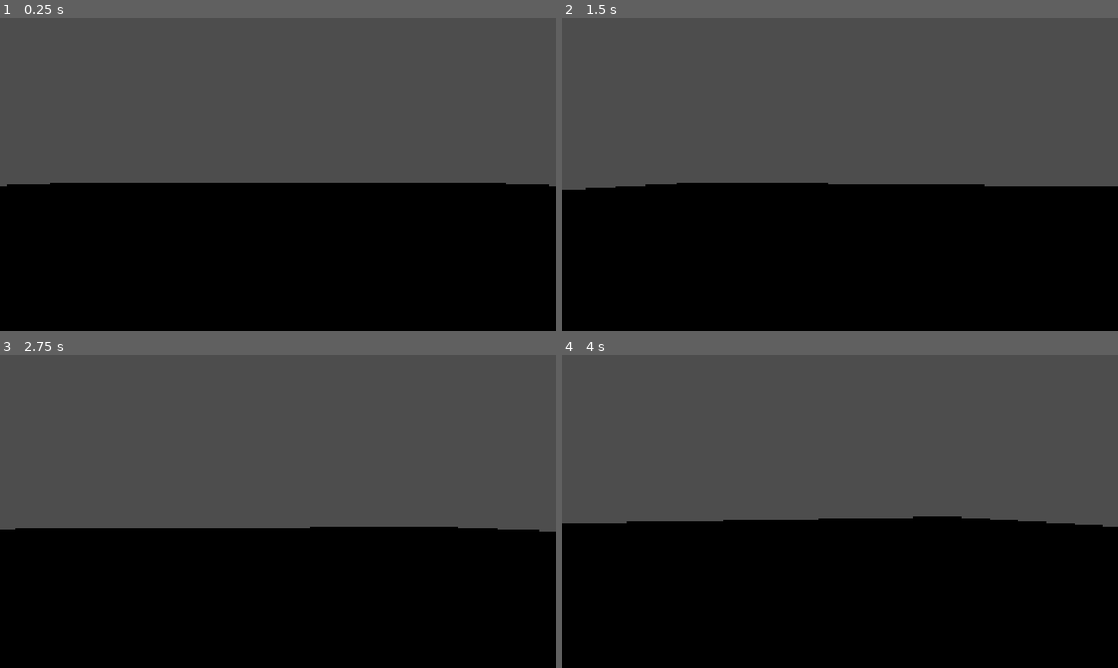
Above: before the commit, frames 1-4 (two rows, left to right).
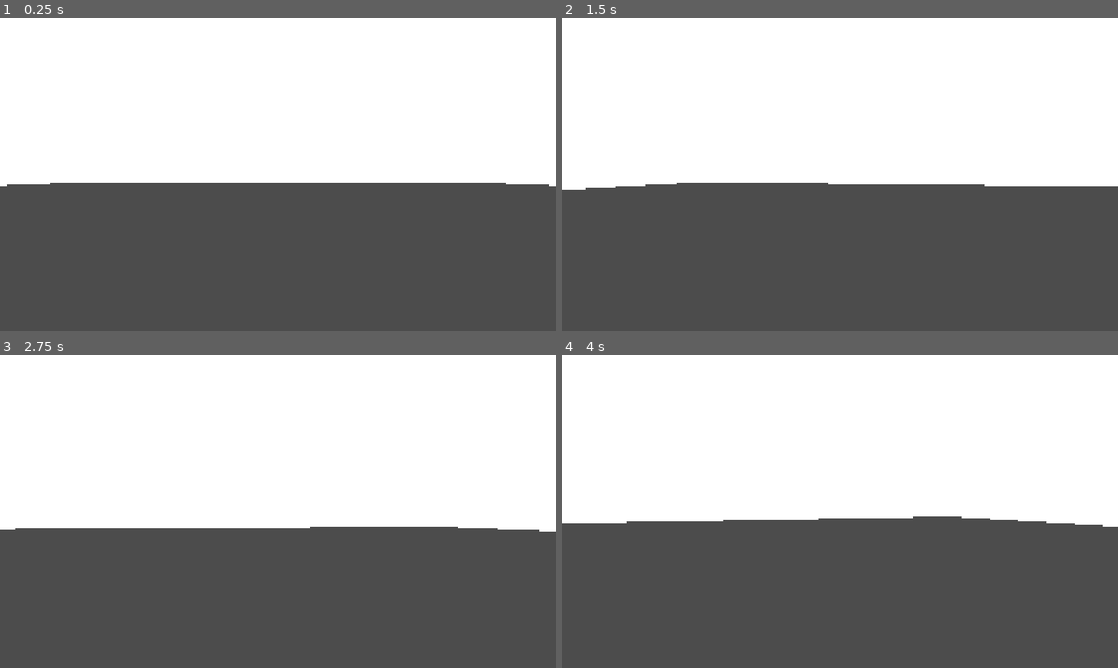
Above: after the commit, the same moments.

Repository: avictasacrifice/godot-templates-2026-3d
Game: Godot game, scene res://_Game/Scene/main/MAIN.tscn
The game is run twice, just before and just after one commit, with the same random seed, the same clock (stepped at 60 frames per second) and the same inputs.
Inputs (mouse positions are in pixels of both pictures, inside the frame that each line leads up to):
- Up to frame 1 (0.25 s): no input
- Up to frame 2 (1.5 s): tap Enter at 0.5 s; move the mouse to (867, 174) at 0.52 s; tap A (a) at 0.6 s; tap D (d) at 0.8, 1.35 s; tap Space (space) at 1.25 s; move the mouse to (812, 174) at 1.27 s
- Up to frame 3 (2.75 s): tap S (s) at 1.55, 2.1 s; move the mouse to (289, 505) at 2.02 s; tap W (w) at 2.3 s
- Up to frame 4 (4 s): tap Enter at 2.75 s; move the mouse to (834, 517) at 2.77 s; tap W (w) at 2.85 s; tap A (a) at 3.05, 3.6 s; tap Space (space) at 3.5 s; move the mouse to (878, 514) at 3.52 s; tap D (d) at 3.8 s

The runs differ from the first frame. In frame 1, 100% of the frame differs, in the area x 0-100%, y 0-100%; in frame 2, 100%; in frame 3, 100%; in frame 4, 100%.

Commit message:
блять че назуй с освешением

Diff:
--- a/_Game/Scene/bullet/bullet.tscn
+++ b/_Game/Scene/bullet/bullet.tscn
@@ -5,7 +5,10 @@
 [sub_resource type="BoxShape3D" id="BoxShape3D_1jhmp"]
 size = Vector3(0.1, 0.1, 0.1)
 
+[sub_resource type="StandardMaterial3D" id="StandardMaterial3D_3njoo"]
+
 [sub_resource type="BoxMesh" id="BoxMesh_hl1nl"]
+material = SubResource("StandardMaterial3D_3njoo")
 size = Vector3(0.1, 0.1, 0.1)
 
 [node name="Bullet" type="Area3D" unique_id=1604386238]
--- a/_Game/Scene/enemy/enemy.tscn
+++ b/_Game/Scene/enemy/enemy.tscn
@@ -3,6 +3,8 @@
 [ext_resource type="Script" uid="uid://dje0lh7ryupxl" path="res://_Game/Scene/enemy/enemy.gd" id="1_imd7w"]
 
 [sub_resource type="BoxMesh" id="BoxMesh_1jhmp"]
+
+[sub_resource type="StandardMaterial3D" id="StandardMaterial3D_brgqv"]
 
 [sub_resource type="BoxShape3D" id="BoxShape3D_hl1nl"]
 
@@ -13,6 +15,7 @@
 
 [node name="MeshInstance3D" type="MeshInstance3D" parent="." unique_id=1149368254]
 mesh = SubResource("BoxMesh_1jhmp")
+surface_material_override/0 = SubResource("StandardMaterial3D_brgqv")
 
 [node name="CollisionShape3D" type="CollisionShape3D" parent="." unique_id=322321871]
 shape = SubResource("BoxShape3D_hl1nl")
--- a/_Game/Scene/main/MAIN.tscn
+++ b/_Game/Scene/main/MAIN.tscn
@@ -3,12 +3,32 @@
 [ext_resource type="Script" uid="uid://qvgce1fhwijs" path="res://_Game/Scene/main/player.gd" id="1_dyvsr"]
 [ext_resource type="PackedScene" uid="uid://b1ixog1pe44pk" path="res://_Game/Scene/bullet/bullet.tscn" id="2_67t6u"]
 [ext_resource type="PackedScene" uid="uid://b6q1x3okocxa6" path="res://_Game/Scene/enemy/enemy.tscn" id="3_w20bv"]
+[ext_resource type="Shader" uid="uid://6vvrsg3cndc6" path="res://_Game/Scene/main/dither.gdshader" id="4_3njoo"]
+[ext_resource type="Script" uid="uid://budg5tjkdblb7" path="res://_Game/Scene/main/palette_controller.gd" id="5_53km8"]
+
+[sub_resource type="Environment" id="Environment_hl1nl"]
+ambient_light_color = Color(0.6757189, 0.4086251, 0.5439391, 1)
+glow_enabled = true
 
 [sub_resource type="CapsuleShape3D" id="CapsuleShape3D_hl1nl"]
 
+[sub_resource type="StandardMaterial3D" id="StandardMaterial3D_lp5t8"]
+
 [sub_resource type="BoxShape3D" id="BoxShape3D_hl1nl"]
 
+[sub_resource type="ShaderMaterial" id="ShaderMaterial_1jhmp"]
+shader = ExtResource("4_3njoo")
+shader_parameter/palette = PackedVector3Array(0, 0, 0, 0, 0, 0, 0, 0, 0, 0, 0, 0, 0, 0, 0, 0, 0, 0, 0, 0, 0, 0, 0, 0, 0, 0, 0, 0, 0, 0, 0, 0, 0, 0, 0, 0, 0, 0, 0, 0, 0, 0, 0, 0, 0, 0, 0, 0, 0, 0, 0, 0, 0, 0, 0, 0, 0, 0, 0, 0, 0, 0, 0, 0, 0, 0, 0, 0, 0, 0, 0, 0, 0, 0, 0, 0, 0, 0, 0, 0, 0, 0, 0, 0, 0, 0, 0, 0, 0, 0, 0, 0, 0, 0, 0, 0, 0, 0, 0, 0, 0, 0, 0, 0, 0, 0, 0, 0, 0, 0, 0, 0, 0, 0, 0, 0, 0, 0, 0, 0, 0, 0, 0, 0, 0, 0, 0, 0, 0, 0, 0, 0, 0, 0, 0, 0, 0, 0, 0, 0, 0, 0, 0, 0, 0, 0, 0, 0, 0, 0, 0, 0, 0, 0, 0, 0, 0, 0, 0, 0, 0, 0, 0, 0, 0, 0, 0, 0, 0, 0, 0, 0, 0, 0, 0, 0, 0, 0, 0, 0, 0, 0, 0, 0, 0, 0, 0, 0, 0, 0, 0, 0)
+shader_parameter/palette_size = 16
+shader_parameter/dither_mode = 2
+shader_parameter/auto_strength = true
+shader_parameter/dither_strength = 0.4
+shader_parameter/pattern_scale = 1.0
+
 [node name="Main" type="Node3D" unique_id=223283744]
+
+[node name="WorldEnvironment" type="WorldEnvironment" parent="." unique_id=1217041312]
+environment = SubResource("Environment_hl1nl")
 
 [node name="CharacterBody3D" type="CharacterBody3D" parent="." unique_id=1616475035]
 transform = Transform3D(1, 0, 0, 0, 1, 0, 0, 0, 1, 0, 0.8171024, 0)
@@ -26,6 +46,7 @@
 
 [node name="CSGBox3D" type="CSGBox3D" parent="." unique_id=1023346647]
 transform = Transform3D(100, 0, 0, 0, 0.1, 0, 0, 0, 100, 0, 0, 0)
+material = SubResource("StandardMaterial3D_lp5t8")
 
 [node name="StaticBody3D" type="StaticBody3D" parent="CSGBox3D" unique_id=1345396934]
 transform = Transform3D(1.0000001, 0, 0, 0, 1, 0, 0, 0, 1.0000001, 0, 0, 0)
@@ -36,3 +57,29 @@
 
 [node name="Enemy" parent="." unique_id=1859471518 instance=ExtResource("3_w20bv")]
 transform = Transform3D(1, 0, 0, 0, 1, 0, 0, 0, 1, 0, 2.5227563, 2.6736915)
+
+[node name="CanvasLayer" type="CanvasLayer" parent="." unique_id=1358943668]
+visible = false
+
+[node name="Shader" type="Control" parent="CanvasLayer" unique_id=1735017546]
+layout_mode = 3
+anchors_preset = 15
+anchor_right = 1.0
+anchor_bottom = 1.0
+grow_horizontal = 2
+grow_vertical = 2
+mouse_filter = 2
+
+[node name="ColorRect" type="ColorRect" parent="CanvasLayer/Shader" unique_id=1958529771]
+material = SubResource("ShaderMaterial_1jhmp")
+layout_mode = 0
+offset_right = 34562.0
+offset_bottom = 26624.0
+mouse_filter = 2
+script = ExtResource("5_53km8")
+palette_mode = "gameboy"
+
+[node name="Light" type="Node3D" parent="." unique_id=1854685419]
+
+[node name="DirectionalLight3D" type="DirectionalLight3D" parent="Light" unique_id=1669331146]
+transform = Transform3D(1, 0, 0, 0, 1, 0, 0, 0, 1, 0, 2, 0)
--- /dev/null
+++ b/_Game/Scene/main/dither.gdshader
@@ -0,0 +1,76 @@
+shader_type canvas_item;
+
+// Захватываем то, что находится на экране под этим ColorRect
+uniform sampler2D screen_texture : hint_screen_texture, repeat_disable, filter_nearest;
+
+const int MAX_COLORS = 64;
+uniform vec3 palette[MAX_COLORS];
+uniform int palette_size = 16;
+
+uniform int dither_mode = 2; // 0-без, 1-bayer2, 2-bayer4, 3-bayer8, 4-IGN
+uniform bool auto_strength = true;
+uniform float dither_strength = 0.4;
+uniform float pattern_scale = 1.0;
+
+// Матрицы Байера
+const float BAYER2[4] = float[4](0.0, 2.0, 3.0, 1.0);
+const float BAYER4[16] = float[16](
+    0.0,  8.0,  2.0, 10.0,
+    12.0, 4.0, 14.0,  6.0,
+    3.0, 11.0,  1.0,  9.0,
+    15.0, 7.0, 13.0,  5.0
+);
+const float BAYER8[64] = float[64](
+    0.0, 32.0,  8.0, 40.0,  2.0, 34.0, 10.0, 42.0,
+    48.0, 16.0, 56.0, 24.0, 50.0, 18.0, 58.0, 26.0,
+    12.0, 44.0,  4.0, 36.0, 14.0, 46.0,  6.0, 38.0,
+    60.0, 28.0, 52.0, 20.0, 62.0, 30.0, 54.0, 22.0,
+    3.0, 35.0, 11.0, 43.0,  1.0, 33.0,  9.0, 41.0,
+    51.0, 19.0, 59.0, 27.0, 49.0, 17.0, 57.0, 25.0,
+    15.0, 47.0,  7.0, 39.0, 13.0, 45.0,  5.0, 37.0,
+    63.0, 31.0, 55.0, 23.0, 61.0, 29.0, 53.0, 21.0
+);
+
+float bayer_offset(ivec2 p, int mode) {
+    if (mode == 1) return (BAYER2[(p.y & 1) * 2 + (p.x & 1)] + 0.5) / 4.0 - 0.5;
+    else if (mode == 2) return (BAYER4[(p.y & 3) * 4 + (p.x & 3)] + 0.5) / 16.0 - 0.5;
+    else if (mode == 3) return (BAYER8[(p.y & 7) * 8 + (p.x & 7)] + 0.5) / 64.0 - 0.5;
+    return 0.0;
+}
+
+float ign(vec2 p) {
+    return fract(52.9829189 * fract(dot(p, vec2(0.06711056, 0.00583715))));
+}
+
+vec3 quantize(vec3 c) {
+    if (palette_size <= 0) return c;
+    vec3 best = palette[0];
+    float best_d = distance(c, best);
+    for (int i = 1; i < MAX_COLORS; i++) {
+        if (i >= palette_size) break;
+        float d = distance(c, palette[i]);
+        if (d < best_d) { best_d = d; best = palette[i]; }
+    }
+    return best;
+}
+
+void fragment() {
+    // Берем цвет с экрана
+    vec4 src = texture(screen_texture, SCREEN_UV);
+    vec3 col = src.rgb;
+
+    // Координаты пикселя для узора
+    vec2 ip = floor(FRAGCOORD.xy / pattern_scale);
+
+    float d = 0.0;
+    if (dither_mode >= 1 && dither_mode <= 3) d = bayer_offset(ivec2(ip), dither_mode);
+    else if (dither_mode == 4) d = ign(ip) - 0.5;
+
+    float strength = auto_strength ? (1.0 / pow(max(float(palette_size), 1.0), 1.0 / 3.0)) : dither_strength;
+
+    col += d * strength;
+    col = clamp(col, 0.0, 1.0);
+    col = quantize(col);
+
+    COLOR = vec4(col, src.a);
+}
--- /dev/null
+++ b/_Game/Scene/main/palette_controller.gd
@@ -0,0 +1,71 @@
+extends ColorRect
+class_name DitheredScreen
+
+const MAX_PALETTE := 64
+
+const PRESETS := {
+	"1bit": [Color8(0x00,0x00,0x00), Color8(0xFF,0xFF,0xFF)],
+	"gameboy": [Color8(0x0F,0x38,0x0F), Color8(0x30,0x62,0x30), Color8(0x8B,0xAC,0x0F), Color8(0x9B,0xBC,0x0F)],
+	"pico8": [
+		Color8(0x00,0x00,0x00), Color8(0x1D,0x2B,0x53), Color8(0x7E,0x25,0x53), Color8(0x00,0x87,0x51),
+		Color8(0xAB,0x52,0x36), Color8(0x5F,0x57,0x4F), Color8(0xC2,0xC3,0xC7), Color8(0xFF,0xF1,0xE8),
+		Color8(0xFF,0x00,0x4D), Color8(0xFF,0xA3,0x00), Color8(0xFF,0xEC,0x27), Color8(0x00,0xE4,0x36),
+		Color8(0x29,0xAD,0xFF), Color8(0x83,0x76,0x9C), Color8(0xFF,0x77,0xA8), Color8(0xFF,0xCC,0xAA)
+	],
+	"sweetie16": [
+		Color8(0x1A,0x1C,0x2C), Color8(0x5D,0x27,0x5D), Color8(0xB1,0x3E,0x53), Color8(0xEF,0x7D,0x57),
+		Color8(0xFF,0xCD,0x75), Color8(0xA7,0xF0,0x70), Color8(0x38,0xB7,0x64), Color8(0x25,0x71,0x79),
+		Color8(0x29,0x36,0x6F), Color8(0x3B,0x5D,0xC9), Color8(0x41,0xA6,0xF6), Color8(0x73,0xEF,0xF7),
+		Color8(0xF4,0xF4,0xF4), Color8(0x94,0xB0,0xC2), Color8(0x56,0x6C,0x86), Color8(0x33,0x3C,0x57)
+	],
+	"c64": [
+		Color8(0x00,0x00,0x00), Color8(0xFF,0xFF,0xFF), Color8(0x68,0x37,0x2B), Color8(0x70,0xA4,0xB2),
+		Color8(0x6F,0x3D,0x86), Color8(0x58,0x8D,0x43), Color8(0x35,0x28,0x79), Color8(0xB8,0xC7,0x6F),
+		Color8(0x6F,0x4F,0x25), Color8(0x43,0x39,0x00), Color8(0x9A,0x67,0x59), Color8(0x44,0x44,0x44),
+		Color8(0x6C,0x6C,0x6C), Color8(0x9A,0xD2,0x84), Color8(0x6C,0x5E,0xB5), Color8(0x95,0x95,0x95)
+	],
+	"ega": [
+		Color8(0x00,0x00,0x00), Color8(0x00,0x00,0xAA), Color8(0x00,0xAA,0x00), Color8(0x00,0xAA,0xAA),
+		Color8(0xAA,0x00,0x00), Color8(0xAA,0x00,0xAA), Color8(0xAA,0x55,0x00), Color8(0xAA,0xAA,0xAA),
+		Color8(0x55,0x55,0x55), Color8(0x55,0x55,0xFF), Color8(0x55,0xFF,0x55), Color8(0x55,0xFF,0xFF),
+		Color8(0xFF,0x55,0x55), Color8(0xFF,0x55,0xFF), Color8(0xFF,0xFF,0x55), Color8(0xFF,0xFF,0xFF)
+	],
+	"zx": [
+		Color8(0x00,0x00,0x00), Color8(0x00,0x00,0xD7), Color8(0xD7,0x00,0x00), Color8(0xD7,0x00,0xD7),
+		Color8(0x00,0xD7,0x00), Color8(0x00,0xD7,0xD7), Color8(0xD7,0xD7,0x00), Color8(0xD7,0xD7,0xD7),
+		Color8(0x00,0x00,0xFF), Color8(0xFF,0x00,0x00), Color8(0xFF,0x00,0xFF), Color8(0x00,0xFF,0x00),
+		Color8(0x00,0xFF,0xFF), Color8(0xFF,0xFF,0x00), Color8(0xFF,0xFF,0xFF)
+	]
+}
+
+@export_enum("1bit", "gameboy", "pico8", "sweetie16", "c64", "ega", "zx", "custom") var palette_mode: String = "pico8"
+@export var custom_palette: Array[Color] = []
+
+func _ready() -> void:
+	# Автоматически создаем материал, если его нет
+	if material == null:
+		material = ShaderMaterial.new()
+		material.shader = load("res://dither.gdshader") # Убедись, что путь верный!
+
+	_apply_palette(_resolve_palette())
+
+func _resolve_palette() -> Array[Color]:
+	if palette_mode == "custom":
+		return custom_palette
+
+	var colors: Array[Color] = []
+	colors.assign(PRESETS.get(palette_mode, PRESETS["1bit"]))
+	return colors
+
+func _apply_palette(colors: Array[Color]) -> void:
+	var arr := PackedVector3Array()
+	for i in mini(colors.size(), MAX_PALETTE):
+		var c := colors[i]
+		arr.append(Vector3(c.r, c.g, c.b))
+
+	while arr.size() < MAX_PALETTE:
+		arr.append(Vector3.ZERO)
+
+	if material is ShaderMaterial:
+		material.set_shader_parameter("palette", arr)
+		material.set_shader_parameter("palette_size", mini(colors.size(), MAX_PALETTE))
Not shown, added: _Game/Scene/main/dither.gdshader.uid
Not shown, added: _Game/Scene/main/palette_controller.gd.uid
